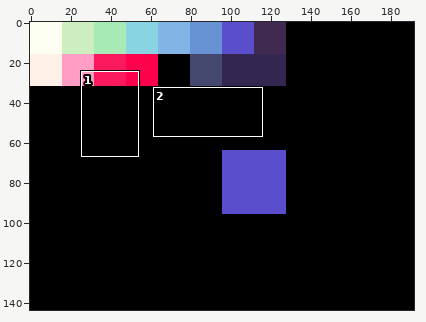
A pixel-art file gets an edit: mockup.aseprite. The picture above shows the old version from afar; the outline marks the close-up.
Close-up. First the earlier version:
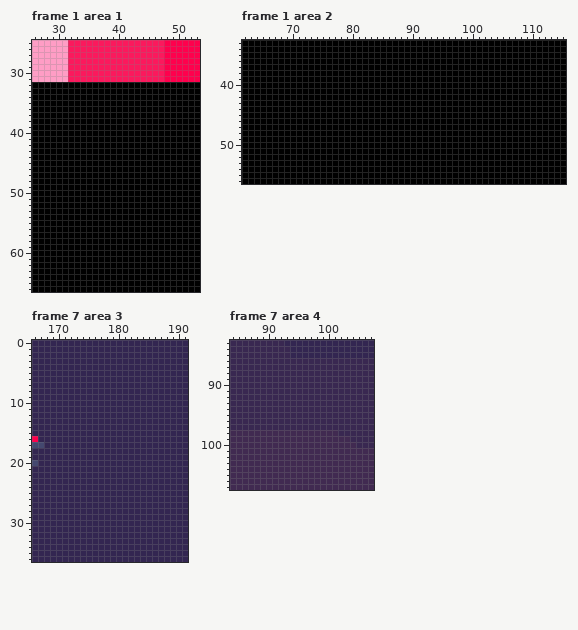
192x144 pixels, 19 frames. Colours within 5 levels of each other are drawn and written as one. Shown: frame 1 area 1: x 26..53, y 25..66; frame 1 area 2: x 62..115, y 33..56; frame 7 area 3: x 166..191, y 0..36; frame 7 area 4: x 84..107, y 83..107. The commit also changed other frames or places, which this record leaves out.
After the commit:
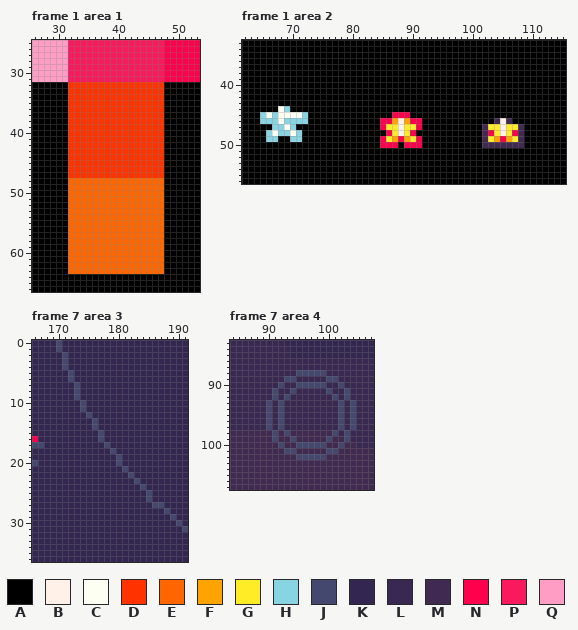
Palette (. is transparent): A #000000  B #fff1e8  C #fefff3  D #ff3300  E #ff6600  F #ffa300  G #ffec27  H #88d4e3  J #44486f  K #332651  L #392851  M #412a51  N #ff004d  P #fb195d  Q #ff9dc5
Edits made:
Frame 1 area 1, layer "Layer 2":
Colour A gives way to colour D in rows 32 to 47 at x 32 to 47.
Colour A gives way to colour E in rows 48 to 63 at x 32 to 47.
Frame 1 area 2, layer "Layer 2":
Colour A gives way to colour B in rows 46 to 48 at x 88 and 105.
Colour A gives way to colour C in row 44 at x 68; in row 45 at x 66 and 68 to 71; in row 46 at x 68; in row 47 at x 69; in row 48 at x 67 and 70.
Colour A gives way to colour F in row 46 at x 87 and 89; in row 49 at x 87, 89, 104 and 106.
Colour A gives way to colour G in row 47 at x 86 to 87, 89 to 90, 103 to 104 and 106 to 107; in row 48 at x 87, 89, 104 and 106; in row 49 at x 86, 90, 103 and 107.
Colour A gives way to colour H in row 44 at x 69; in row 45 at x 65, 67 and 72; in row 46 at x 65 to 67 and 69 to 72; in row 47 at x 67 to 68 and 70; in row 48 at x 66, 68 to 69 and 71; in row 49 at x 66 to 67 and 70 to 71.
Colour A gives way to colour M in row 46 at x 104 and 106; in rows 47 to 49 at x 102 and 108; in row 50 at x 102 to 108.
Colour A gives way to colour N in row 45 at x 87 to 89; in row 46 at x 85 to 86 and 90 to 91; in row 47 at x 85 and 91; in row 48 at x 86, 90, 103 and 107; in row 49 at x 85, 88, 91 and 105; in row 50 at x 85 to 87 and 89 to 91.
Frame 7 area 3, layer "Layer 2":
Colour K gives way to colour J in rows 0 to 1 at x 170; in rows 2 to 4 at x 171; in rows 5 to 6 at x 172; in rows 7 to 9 at x 173; in rows 10 to 11 at x 174; in row 12 at x 175.
Colour K gives way to colour J in rows 13 to 14 at x 176; in rows 15 to 16 at x 177; in row 17 at x 178; in row 18 at x 179; in rows 19 to 20 at x 180; in row 21 at x 181.
Colour K gives way to colour J in row 22 at x 182; in row 23 at x 183; in row 24 at x 184; in rows 25 to 26 at x 185; in row 27 at x 186 to 187; in row 28 at x 188.
Colour K gives way to colour J in row 29 at x 189; in row 30 at x 190; in row 31 at x 191.
Frame 7 area 4, layer "Layer 2":
Colour L gives way to colour J in row 88 at x 95 to 99; in row 89 at x 93 to 94 and 100 to 101; in row 90 at x 92, 95 to 99 and 102; in row 91 at x 91, 94, 100 and 103; in row 92 at x 91, 93, 101 and 103; in rows 93 to 97 at x 90, 92, 102 and 104.
Colour L gives way to colour J in row 98 at x 103.
Colour M gives way to colour J in row 98 at x 91, 93 and 101; in row 99 at x 91, 94, 100 and 103; in row 100 at x 92, 95 to 99 and 102; in row 101 at x 93 to 94 and 100 to 101; in row 102 at x 95 to 99.
Where, in picture pixels (left, top, right, bottom), the same in both close-ups:
changed: (68, 82, 164, 274)
changed: (260, 106, 308, 142)
changed: (380, 112, 422, 148)
changed: (482, 118, 524, 148)
changed: (56, 340, 188, 532)
changed: (266, 370, 356, 460)
